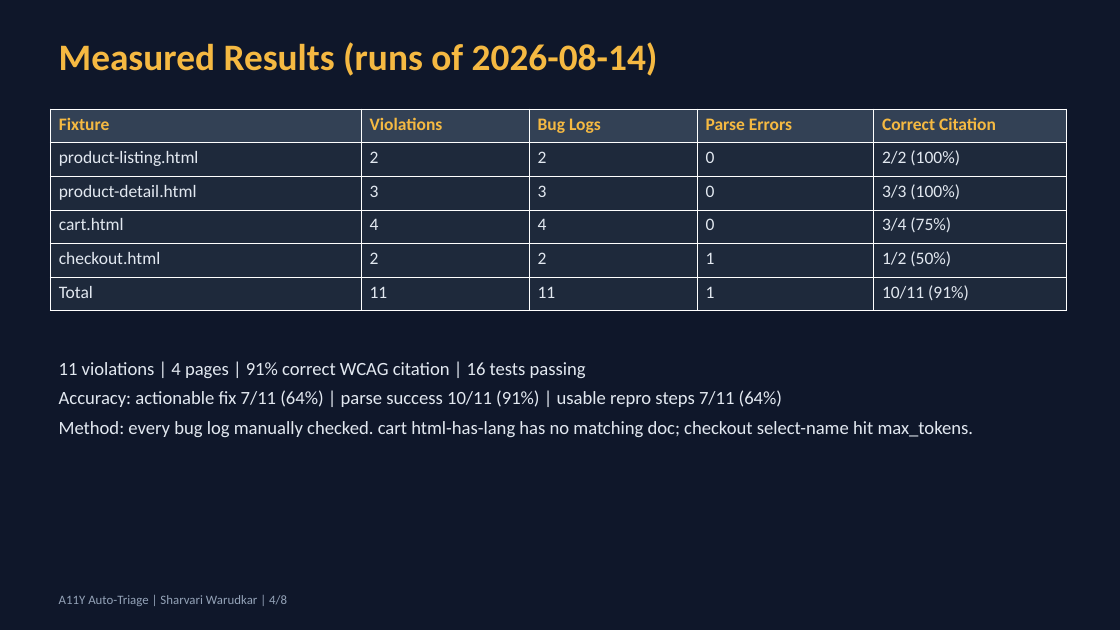
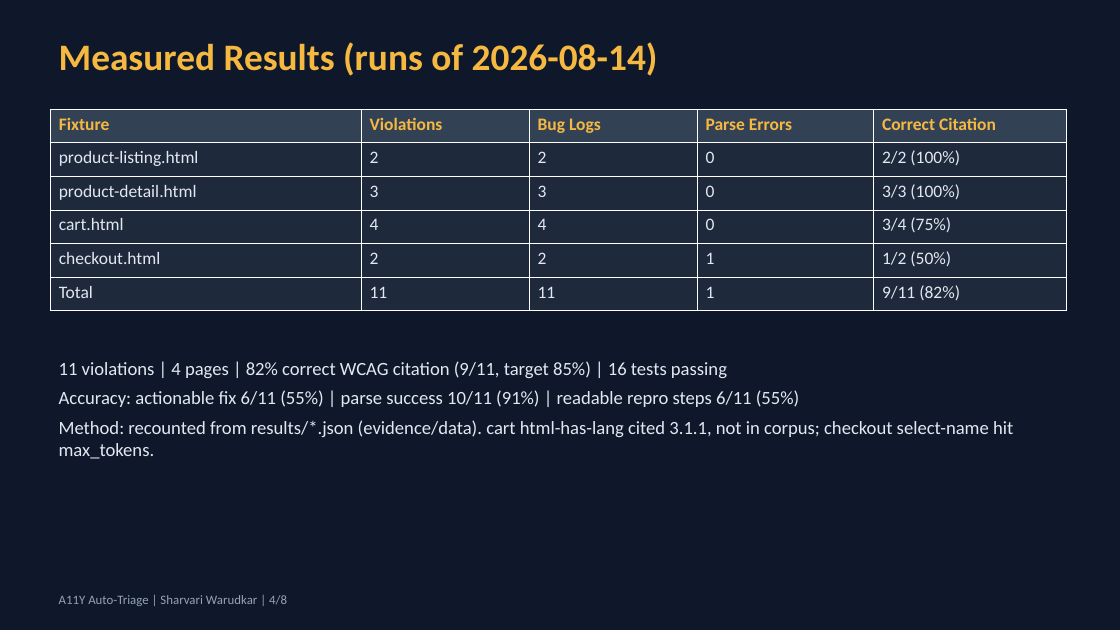
Before and after one commit to Sharvari-Warudkar/a11y-auto-triage, a slide deck: slide 4 of evidence/L1-A11y-auto-traige-updated_Presentation.pptx. Drawn at 1120x630 pixels with LibreOffice and Linux fonts; fonts in the diff are those of the drawing. Boxes give left, top, right and bottom in pixels: in the first picture for what was removed or moved away, otherwise in the second. Text is boxed around its words. In the diff, an @@ line names an element or a change of style, - is before the commit and + after.

```diff
--- a/evidence/L1-A11y-auto-traige-updated_Presentation.pptx
+++ b/evidence/L1-A11y-auto-traige-updated_Presentation.pptx
@@ table at <box>50,109,1067,311</box> @@
-row 6, column 5: 10/11 (91%)
+row 6, column 5: 9/11 (82%)
@@ text at <box>59,361,1013,459</box>: text changed @@
-11 violations | 4 pages | 91% correct WCAG citation | 16 tests passing
-Accuracy: actionable fix 7/11 (64%) | parse success 10/11 (91%) | usable repro steps 7/11 (64%)
-Method: every bug log manually checked. cart html-has-lang has no matching doc; checkout select-name hit max_tokens.
+11 violations | 4 pages | 82% correct WCAG citation (9/11, target 85%) | 16 tests passing
+Accuracy: actionable fix 6/11 (55%) | parse success 10/11 (91%) | readable repro steps 6/11 (55%)
+Method: recounted from results/*.json (evidence/data). cart html-has-lang cited 3.1.1, not in corpus; checkout select-name hit max_tokens.
```
Also in this commit, not shown: 3 other slides changed, 12 other files.
